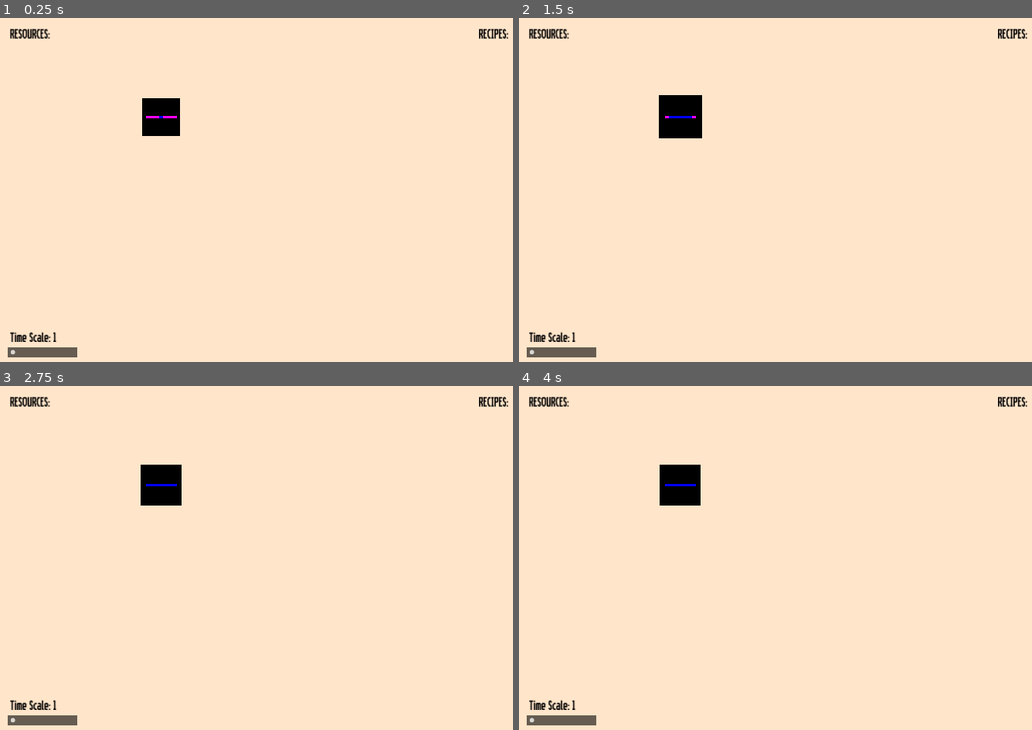
Above: before the commit, frames 1-4 (two rows, left to right).
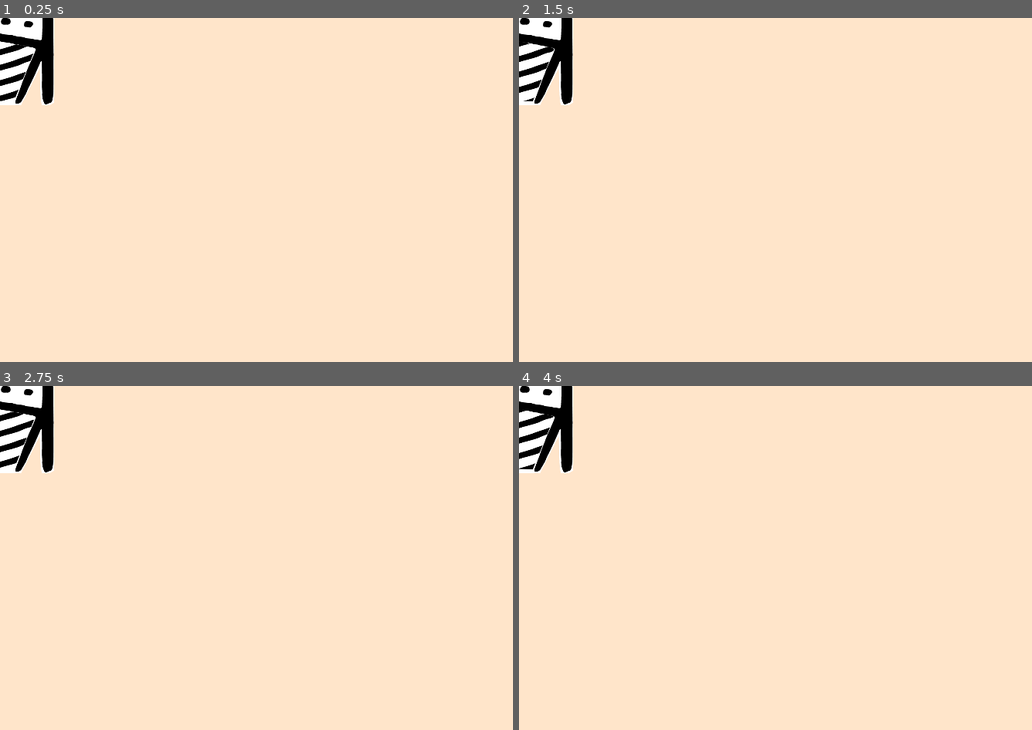
Above: after the commit, the same moments.

Repository: OIIOIIOI/gwj-77
Game: Godot game, scene res://scenes/TESTS/test.tscn
Same seed, same stepped clock (60 frames per second), same inputs: the game is played once before the commit and once after it. This scene is started directly instead of the project's main scene.
Inputs (mouse positions are in pixels of both pictures, inside the frame that each line leads up to):
- Up to frame 1 (0.25 s): no input
- Up to frame 2 (1.5 s): tap Enter at 0.5 s; move the mouse to (965, 172) at 0.52 s; hold Up (ui_up) 0.53-1.25 s; tap O at 0.6 s; click (965, 172) at 0.67 s; drag from (703, 207) to (796, 262) at 1.27 s
- Up to frame 3 (2.75 s): move the mouse to (369, 482) at 2.02 s; hold Up (ui_up) from 2.03 s (still down); tap O at 2.1 s
- Up to frame 4 (4 s): release Up (ui_up) at 2.75 s; drag from (796, 630) to (642, 506) at 2.77 s; move the mouse to (1011, 613) at 3.52 s; hold Down (ui_down) from 3.53 s (still down); tap O at 3.6 s

The runs differ from the first frame. In frame 1, 4.0% of the frame differs, in the area x 0-100%, y 0-99%; in frame 2, 4.2%; in frame 3, 4.1%; in frame 4, 4.1%.
Error before the commit: Invalid call. Nonexistent function 'store_game_resource' in base 'Node (inventory.gd)'. (res://scenes/TESTS/landing_pod.gd:29)

Commit message:
animated drill

Diff:
--- a/scenes/TESTS/landing_pod.gd
+++ /dev/null
@@ -1,31 +0,0 @@
-extends Node2D
-
-
-@export var product: GameResourceData
-@export var product_b: GameResourceData
-
-
-@onready var animation_player: AnimationPlayer = $AnimationPlayer
-@onready var timer: Timer = $Timer
-
-
-func _ready() -> void:
-	timer.timeout.connect(on_timer_timeout)
-	animation_player.current_animation = &"produce"
-	animation_player.seek(0.0)
-	start_production()
-
-
-func _process(delta: float) -> void:
-	var timer_progress = 1 - timer.time_left / timer.wait_time
-	animation_player.seek(timer_progress, true)
-
-
-func start_production() -> void:
-	timer.start()
-
-
-func on_timer_timeout() -> void:
-	Inventory.store_game_resource(product, 3)
-	Inventory.store_game_resource(product_b, 1)
-	start_production()
--- a/scenes/TESTS/landing_pod.tscn
+++ /dev/null
@@ -1,97 +0,0 @@
-[gd_scene load_steps=9 format=3 uid="uid://bng5g5d1iqejr"]
-
-[ext_resource type="Script" path="res://scenes/TESTS/landing_pod.gd" id="1_38r30"]
-[ext_resource type="Resource" uid="uid://dpnnfjj4aqeno" path="res://resources/organisms/organism_a.tres" id="2_kj2ko"]
-[ext_resource type="Resource" uid="uid://j57hg3v8mh1l" path="res://resources/basic_resources/basic_resource_c.tres" id="3_7o0df"]
-
-[sub_resource type="PlaceholderTexture2D" id="PlaceholderTexture2D_odvgj"]
-size = Vector2(128, 128)
-
-[sub_resource type="PlaceholderTexture2D" id="PlaceholderTexture2D_vf4e4"]
-size = Vector2(96, 8)
-
-[sub_resource type="Animation" id="Animation_u6s84"]
-length = 0.001
-tracks/0/type = "value"
-tracks/0/imported = false
-tracks/0/enabled = true
-tracks/0/path = NodePath("Sprite2D:scale")
-tracks/0/interp = 1
-tracks/0/loop_wrap = true
-tracks/0/keys = {
-"times": PackedFloat32Array(0),
-"transitions": PackedFloat32Array(1),
-"update": 0,
-"values": [Vector2(1, 1)]
-}
-tracks/1/type = "value"
-tracks/1/imported = false
-tracks/1/enabled = true
-tracks/1/path = NodePath("Sprite2D3:scale")
-tracks/1/interp = 1
-tracks/1/loop_wrap = true
-tracks/1/keys = {
-"times": PackedFloat32Array(0),
-"transitions": PackedFloat32Array(1),
-"update": 0,
-"values": [Vector2(1, 1)]
-}
-
-[sub_resource type="Animation" id="Animation_desnn"]
-resource_name = "produce"
-step = 0.2
-tracks/0/type = "value"
-tracks/0/imported = false
-tracks/0/enabled = true
-tracks/0/path = NodePath("Sprite2D:scale")
-tracks/0/interp = 2
-tracks/0/loop_wrap = true
-tracks/0/keys = {
-"times": PackedFloat32Array(0, 0.2, 0.4, 0.6, 0.8, 1),
-"transitions": PackedFloat32Array(1, 1, 1, 1, 1, 1),
-"update": 0,
-"values": [Vector2(2, 2), Vector2(0.5, 0.5), Vector2(1.5, 1.5), Vector2(0.8, 0.8), Vector2(1.1, 1.1), Vector2(1, 1)]
-}
-tracks/1/type = "value"
-tracks/1/imported = false
-tracks/1/enabled = true
-tracks/1/path = NodePath("Sprite2D3:scale")
-tracks/1/interp = 1
-tracks/1/loop_wrap = true
-tracks/1/keys = {
-"times": PackedFloat32Array(0, 1),
-"transitions": PackedFloat32Array(1, 1),
-"update": 0,
-"values": [Vector2(1e-05, 1), Vector2(1, 1)]
-}
-
-[sub_resource type="AnimationLibrary" id="AnimationLibrary_brcqr"]
-_data = {
-"RESET": SubResource("Animation_u6s84"),
-"produce": SubResource("Animation_desnn")
-}
-
-[node name="LandingPod" type="Node2D"]
-script = ExtResource("1_38r30")
-product = ExtResource("2_kj2ko")
-product_b = ExtResource("3_7o0df")
-
-[node name="Sprite2D" type="Sprite2D" parent="."]
-modulate = Color(0, 0, 0, 1)
-texture = SubResource("PlaceholderTexture2D_odvgj")
-
-[node name="Sprite2D2" type="Sprite2D" parent="."]
-texture = SubResource("PlaceholderTexture2D_vf4e4")
-
-[node name="Sprite2D3" type="Sprite2D" parent="."]
-modulate = Color(0, 0.437219, 1, 1)
-texture = SubResource("PlaceholderTexture2D_vf4e4")
-
-[node name="AnimationPlayer" type="AnimationPlayer" parent="."]
-libraries = {
-"": SubResource("AnimationLibrary_brcqr")
-}
-
-[node name="Timer" type="Timer" parent="."]
-wait_time = 2.0
-one_shot = true
--- a/scenes/TESTS/test.tscn
+++ b/scenes/TESTS/test.tscn
@@ -1,11 +1,21 @@
-[gd_scene load_steps=3 format=3 uid="uid://btvm7efa3cotw"]
+[gd_scene load_steps=6 format=3 uid="uid://btvm7efa3cotw"]
 
-[ext_resource type="PackedScene" uid="uid://chyubqsufarwa" path="res://scenes/TESTS/test_ui.tscn" id="1_gyh7y"]
-[ext_resource type="PackedScene" uid="uid://bng5g5d1iqejr" path="res://scenes/TESTS/landing_pod.tscn" id="2_efxec"]
+[ext_resource type="Shader" uid="uid://bufm20etn6vqb" path="res://scenes/TESTS/test_shader.tres" id="1_flqm4"]
+[ext_resource type="Texture2D" uid="uid://f1s1dmus2ue4" path="res://assets/modules/mining_drill_no_screw.png" id="1_r3j5j"]
+[ext_resource type="Texture2D" uid="uid://c3l21gl5lr00c" path="res://assets/modules/mining_drill_mask.png" id="2_3r3iw"]
+[ext_resource type="Texture2D" uid="uid://cy8xb6j4e53ag" path="res://assets/modules/mining_drill_screw.png" id="4_5dsku"]
+
+[sub_resource type="ShaderMaterial" id="ShaderMaterial_t6k4a"]
+shader = ExtResource("1_flqm4")
+shader_parameter/mask_texture = ExtResource("2_3r3iw")
 
 [node name="Test" type="Node2D"]
 
-[node name="ResourcesUI" parent="." instance=ExtResource("1_gyh7y")]
+[node name="Base" type="Sprite2D" parent="."]
+texture = ExtResource("1_r3j5j")
 
-[node name="LandingPod" parent="." instance=ExtResource("2_efxec")]
-position = Vector2(501, 308)
+[node name="Sprite2D" type="Sprite2D" parent="."]
+texture_repeat = 2
+material = SubResource("ShaderMaterial_t6k4a")
+texture = ExtResource("4_5dsku")
+region_rect = Rect2(0, 0, 335, 480)
--- /dev/null
+++ b/scenes/TESTS/test_shader.tres
@@ -0,0 +1,89 @@
+[gd_resource type="VisualShader" load_steps=8 format=3 uid="uid://bufm20etn6vqb"]
+
+[sub_resource type="VisualShaderNodeTexture2DParameter" id="VisualShaderNodeTexture2DParameter_ts8sd"]
+parameter_name = "mask_texture"
+
+[sub_resource type="VisualShaderNodeTexture" id="VisualShaderNodeTexture_xjaix"]
+expanded_output_ports = [0]
+source = 5
+
+[sub_resource type="VisualShaderNodeTexture" id="VisualShaderNodeTexture_le5cn"]
+source = 2
+
+[sub_resource type="VisualShaderNodeInput" id="VisualShaderNodeInput_w30jr"]
+input_name = "time"
+
+[sub_resource type="VisualShaderNodeUVFunc" id="VisualShaderNodeUVFunc_eejnp"]
+
+[sub_resource type="VisualShaderNodeVectorCompose" id="VisualShaderNodeVectorCompose_14d2q"]
+op_type = 0
+
+[sub_resource type="VisualShaderNodeFloatOp" id="VisualShaderNodeFloatOp_2nhjo"]
+default_input_values = [0, 0.0, 1, -0.25]
+operator = 2
+
+[resource]
+code = "shader_type canvas_item;
+render_mode blend_mix;
+
+uniform sampler2D mask_texture;
+
+
+
+void fragment() {
+// Input:5
+	float n_out5p0 = TIME;
+
+
+// FloatOp:9
+	float n_in9p1 = -0.25000;
+	float n_out9p0 = n_out5p0 * n_in9p1;
+
+
+// VectorCompose:7
+	float n_in7p0 = 0.00000;
+	vec2 n_out7p0 = vec2(n_in7p0, n_out9p0);
+
+
+// UVFunc:6
+	vec2 n_in6p1 = vec2(1.00000, 1.00000);
+	vec2 n_out6p0 = n_out7p0 * n_in6p1 + UV;
+
+
+	vec4 n_out4p0;
+// Texture2D:4
+	n_out4p0 = texture(TEXTURE, n_out6p0);
+
+
+	vec4 n_out3p0;
+// Texture2D:3
+	n_out3p0 = texture(mask_texture, UV);
+	float n_out3p4 = n_out3p0.a;
+
+
+// Output:0
+	COLOR.rgb = vec3(n_out4p0.xyz);
+	COLOR.a = n_out3p4;
+
+
+}
+"
+graph_offset = Vector2(-690.843, -266.548)
+mode = 1
+flags/light_only = false
+nodes/fragment/0/position = Vector2(680, 120)
+nodes/fragment/2/node = SubResource("VisualShaderNodeTexture2DParameter_ts8sd")
+nodes/fragment/2/position = Vector2(-780, 200)
+nodes/fragment/3/node = SubResource("VisualShaderNodeTexture_xjaix")
+nodes/fragment/3/position = Vector2(0, 240)
+nodes/fragment/4/node = SubResource("VisualShaderNodeTexture_le5cn")
+nodes/fragment/4/position = Vector2(180, -300)
+nodes/fragment/5/node = SubResource("VisualShaderNodeInput_w30jr")
+nodes/fragment/5/position = Vector2(-1920, 20)
+nodes/fragment/6/node = SubResource("VisualShaderNodeUVFunc_eejnp")
+nodes/fragment/6/position = Vector2(-340, -320)
+nodes/fragment/7/node = SubResource("VisualShaderNodeVectorCompose_14d2q")
+nodes/fragment/7/position = Vector2(-760, -260)
+nodes/fragment/9/node = SubResource("VisualShaderNodeFloatOp_2nhjo")
+nodes/fragment/9/position = Vector2(-1220, -40)
+nodes/fragment/connections = PackedInt32Array(2, 0, 3, 2, 3, 4, 0, 1, 4, 0, 0, 0, 6, 0, 4, 0, 7, 0, 6, 2, 5, 0, 9, 0, 9, 0, 7, 1)
--- a/scenes/modules/mining_drill/mining_drill.tscn
+++ b/scenes/modules/mining_drill/mining_drill.tscn
@@ -1,7 +1,34 @@
-[gd_scene load_steps=3 format=3 uid="uid://74aq2sv6jsos"]
+[gd_scene load_steps=11 format=3 uid="uid://74aq2sv6jsos"]
 
 [ext_resource type="Script" path="res://scenes/modules/mining_drill/mining_drill.gd" id="1_4lq72"]
 [ext_resource type="Texture2D" uid="uid://rtfbsdk00m1g" path="res://assets/modules/mining_drill.png" id="2_ydw3b"]
+[ext_resource type="Shader" uid="uid://bufm20etn6vqb" path="res://scenes/TESTS/test_shader.tres" id="3_wbnra"]
+[ext_resource type="Texture2D" uid="uid://c3l21gl5lr00c" path="res://assets/modules/mining_drill_mask.png" id="4_ki0mu"]
+[ext_resource type="Texture2D" uid="uid://cy8xb6j4e53ag" path="res://assets/modules/mining_drill_screw.png" id="5_an41s"]
+[ext_resource type="Texture2D" uid="uid://ci8pxnnwmg7mc" path="res://assets/particle.png" id="6_mwlxs"]
+
+[sub_resource type="ShaderMaterial" id="ShaderMaterial_kbego"]
+shader = ExtResource("3_wbnra")
+shader_parameter/mask_texture = ExtResource("4_ki0mu")
+
+[sub_resource type="Curve" id="Curve_tnube"]
+_data = [Vector2(0, 0.7548), 0.0, 0.0, 0, 0, Vector2(1, 0.299427), 0.0, 0.0, 0, 0]
+point_count = 2
+
+[sub_resource type="CurveTexture" id="CurveTexture_x4r1p"]
+curve = SubResource("Curve_tnube")
+
+[sub_resource type="ParticleProcessMaterial" id="ParticleProcessMaterial_qpjmo"]
+particle_flag_disable_z = true
+emission_shape = 3
+emission_box_extents = Vector3(32, 1, 1)
+angle_min = 1.07288e-05
+angle_max = 360.0
+direction = Vector3(0, -1, 0)
+initial_velocity_min = 80.0
+initial_velocity_max = 120.0
+gravity = Vector3(0, 150, 0)
+scale_curve = SubResource("CurveTexture_x4r1p")
 
 [node name="MiningDrill" type="Node2D"]
 script = ExtResource("1_4lq72")
@@ -11,6 +38,20 @@
 scale = Vector2(0.5, 0.5)
 texture = ExtResource("2_ydw3b")
 
+[node name="Screw" type="Sprite2D" parent="."]
+texture_repeat = 2
+material = SubResource("ShaderMaterial_kbego")
+position = Vector2(246, -135)
+scale = Vector2(0.5, 0.5)
+texture = ExtResource("5_an41s")
+region_rect = Rect2(0, 0, 335, 480)
+
 [node name="CoreMarker" type="Marker2D" parent="."]
 unique_name_in_owner = true
 position = Vector2(246, 32)
+
+[node name="GPUParticles2D" type="GPUParticles2D" parent="."]
+position = Vector2(246, 0)
+amount = 16
+process_material = SubResource("ParticleProcessMaterial_qpjmo")
+texture = ExtResource("6_mwlxs")
Binary file changed: assets/modules/mining_drill.png
Binary file added: assets/modules/mining_drill_mask.png
Not shown, added: assets/modules/mining_drill_mask.png.import
Binary file added: assets/modules/mining_drill_no_screw.png
Not shown, added: assets/modules/mining_drill_no_screw.png.import
Binary file added: assets/modules/mining_drill_screw.png
Not shown, added: assets/modules/mining_drill_screw.png.import
Binary file added: assets/particle.png
Not shown, added: assets/particle.png.import
